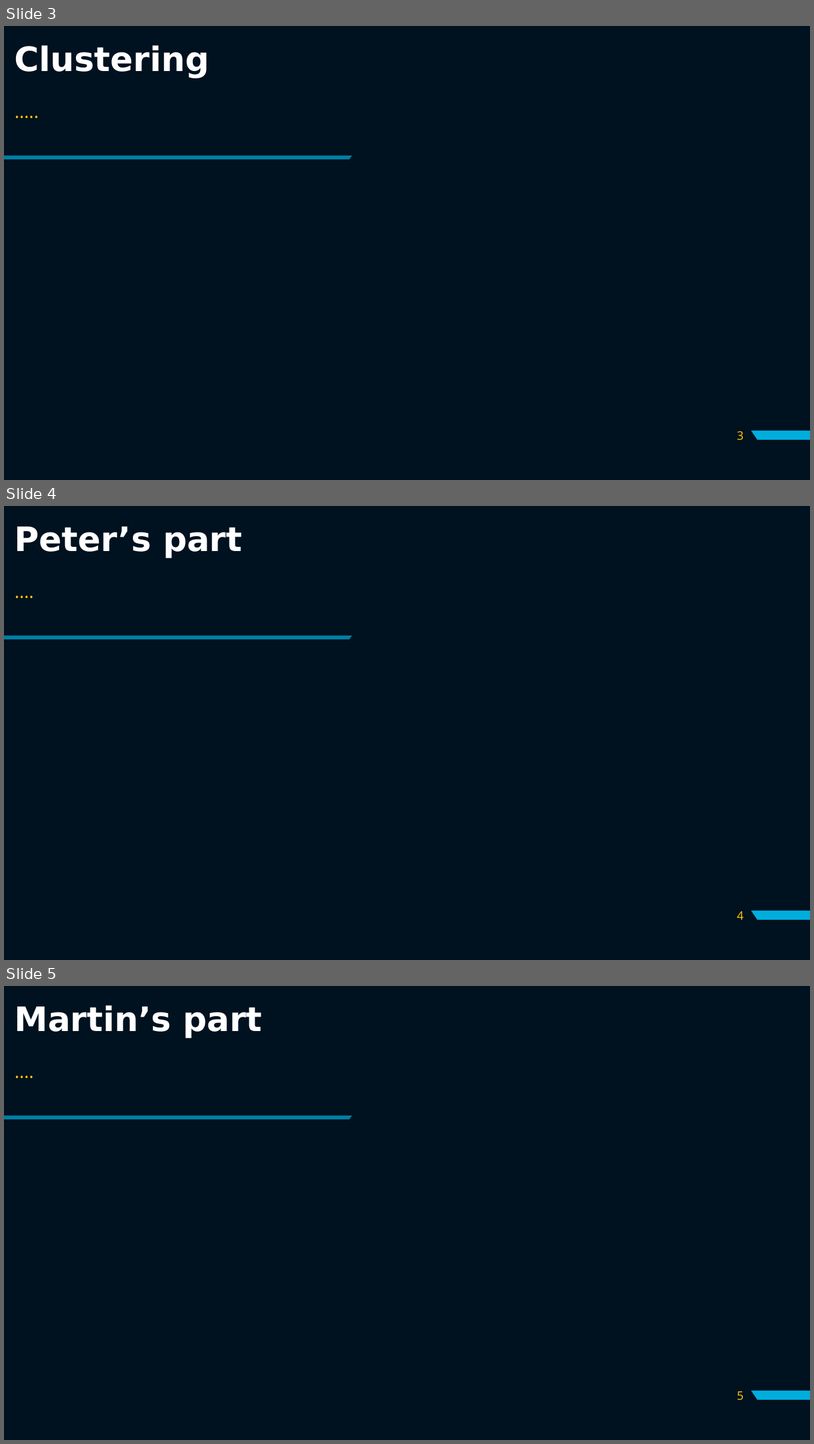
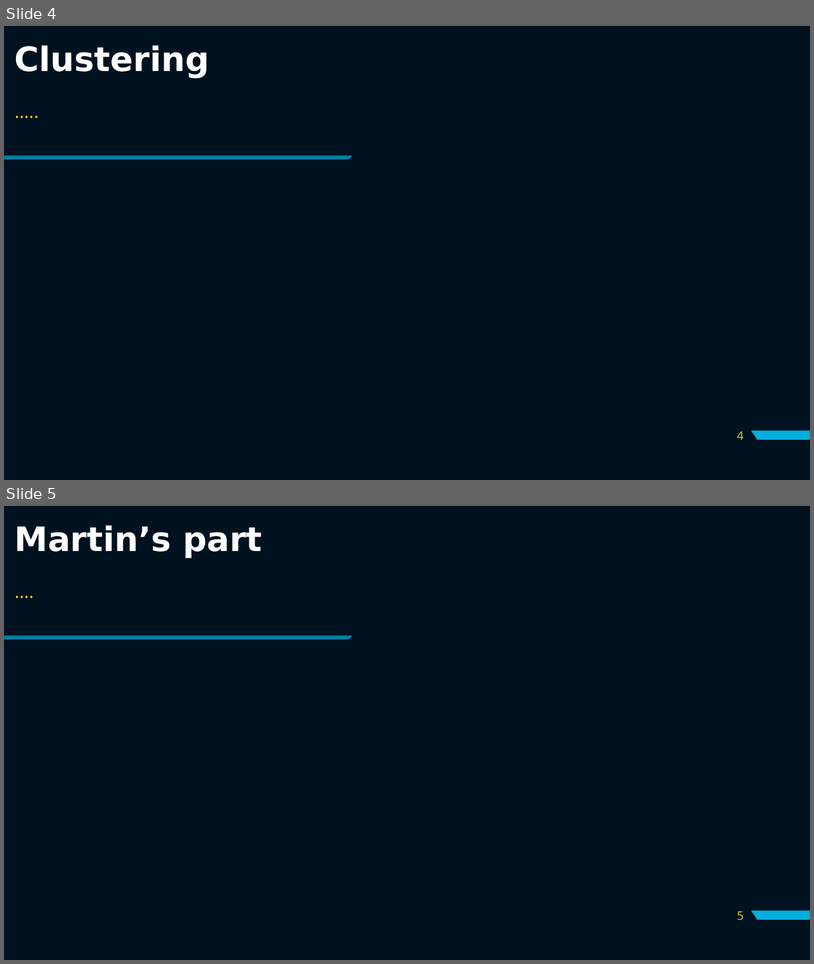
Before and after one commit to mar10nJohns1/DanishParliamentCorpus, a slide deck: CASE2.pptx. Shown one above the other, each under a label of ours: slides 3, 4 and 5 before the commit, slides 4 and 5 after it. The pictures are 814x1444 and 814x964 pixels, drawn with LibreOffice and Linux fonts; fonts in the diff are those of the drawing. Boxes give left, top, right and bottom in pixels: in the first picture for what was removed or moved away, otherwise in the second. Text is boxed around its words. In the diff, an @@ line names an element or a change of style, - is before the commit and + after.

Commit message:
slide peter

```diff
--- a/CASE2.pptx
+++ b/CASE2.pptx
@@ slide 4 removed at (x1=4, y1=506, x2=810, y2=960), background #00111F; not listed: 2 template elements that a slide beside it also shows @@
@@ title removed at (x1=15, y1=526, x2=242, y2=558) @@
-Peter’s part
@@ text removed at (x1=8, y1=579, x2=301, y2=629) @@
-….
@@ page number removed at (x1=737, y1=911, x2=744, y2=919) @@
-4
@@ what was slide 3 is now slide 4 @@
@@ page number at (x1=737, y1=431, x2=744, y2=439): text changed @@
-3
+4
```
Also in this commit, not shown: 1 slide added.
